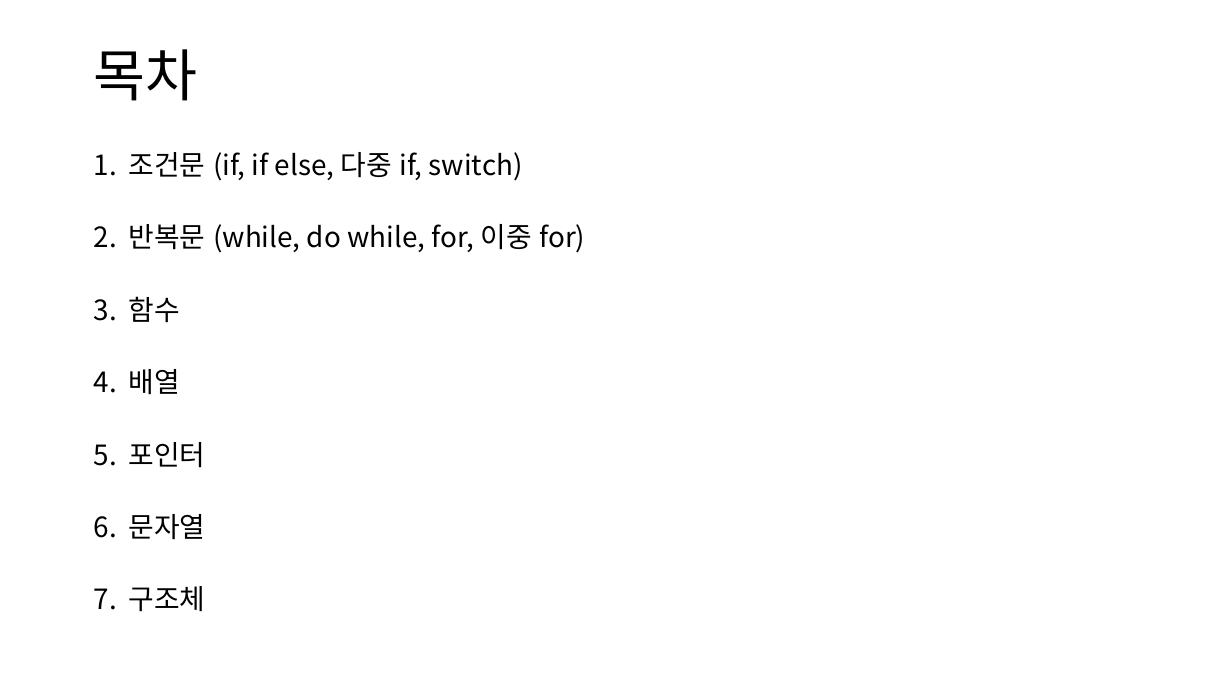
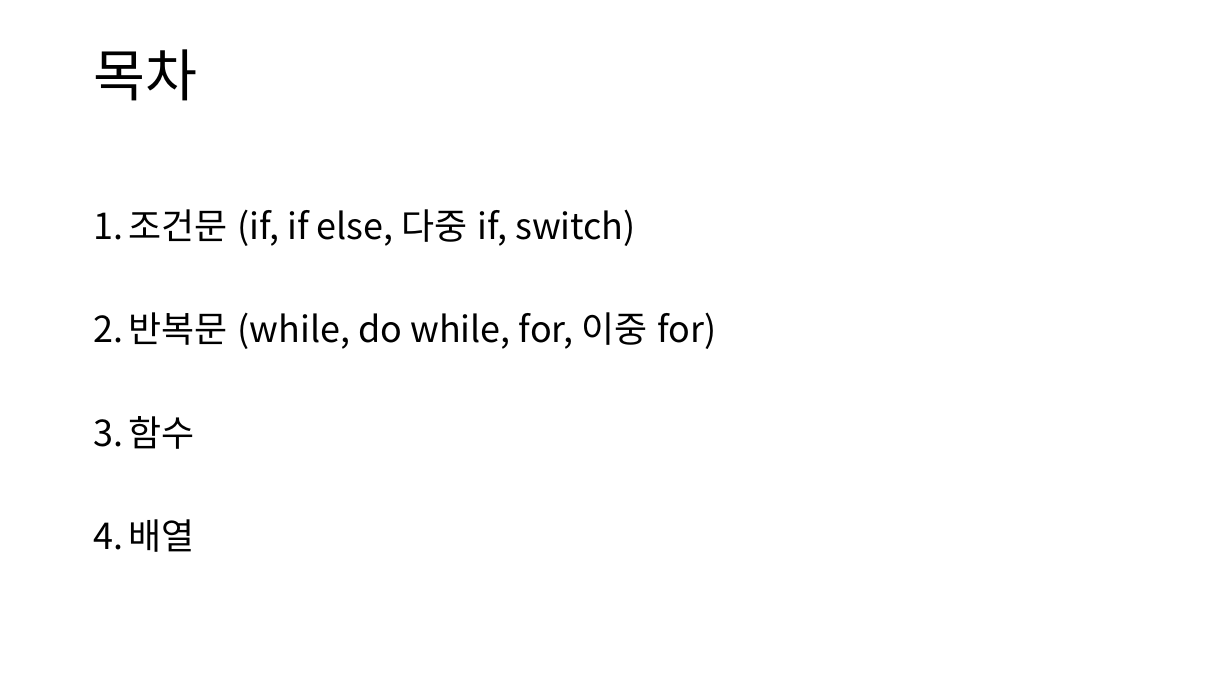
Before and after one commit to HyunKyu-Song/etc, a slide deck: slide 2 of C언어 기본 문법.pptx. Drawn at 1232x693 pixels with LibreOffice and Linux fonts; fonts in the diff are those of the drawing. Boxes give left, top, right and bottom in pixels: in the first picture for what was removed or moved away, otherwise in the second. Text is boxed around its words. In the diff, an @@ line names an element or a change of style, - is before the commit and + after.

```diff
--- a/C언어 기본 문법.pptx
+++ b/C언어 기본 문법.pptx
@@ text "조건문 (if, if else, 다중 ..." at (129,209,717,552): size 21.7 to 28 pt; line spacing 0.7 to 0.9 @@
@@ text at (129,442,206,612): paragraphs removed @@
-5. 포인터
-6. 문자열
-7. 구조체
```
Also in this commit, not shown: 1 other slide changed, 6 slides added, 3 other files.
